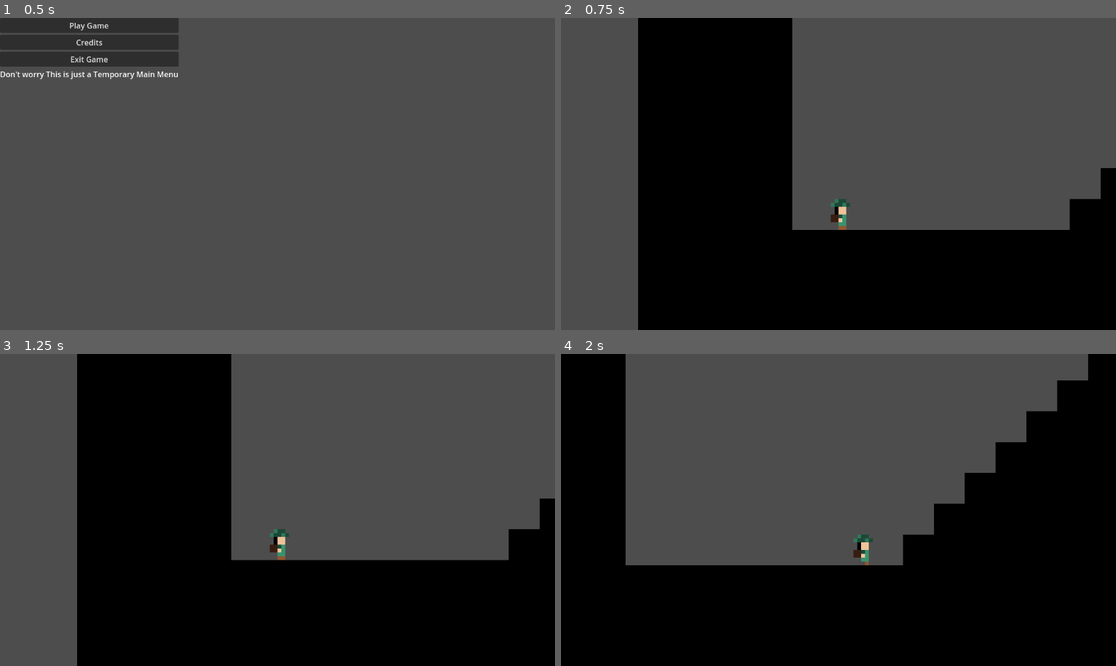
Above: before the commit, frames 1-4 (two rows, left to right).
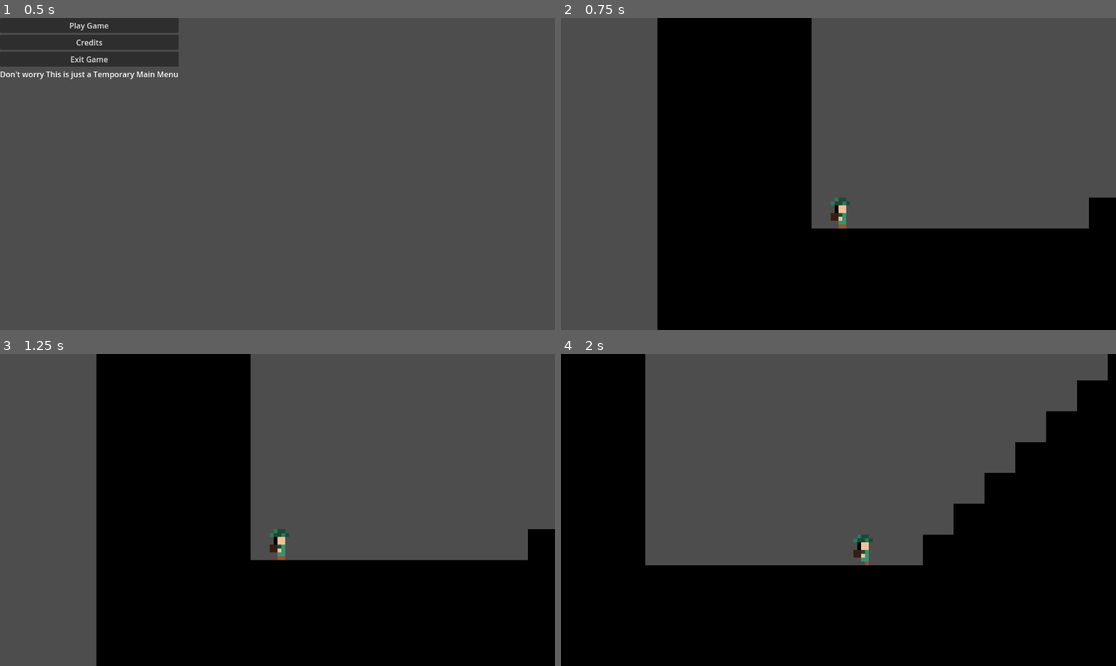
Above: after the commit, the same moments.

Repository: AzmainAhnaf/Speed-Jam-1
Game: Godot game, scene res://scenes/menu.tscn
Two runs of this game, one before a commit and one after it. Both use one fixed random seed, a clock stepped at 60 frames per second and the inputs below.
Inputs:
- Up to frame 1 (0.5 s): no input
- Up to frame 2 (0.75 s): click "Play Game" at 0.5 s
- Up to frame 3 (1.25 s): no input
- Up to frame 4 (2 s): hold D (Move_right) from 1.28 s (still down); hold W (Is_climbing) from 1.28 s (still down); tap Space (Jump) at 1.52 s

Frame 1 is identical in both runs. In frame 2, 6.8% of the frame differs, in the area x 13-100%, y 0-100%; in frame 3, 6.4%; in frame 4, 4.9%.

Commit message:
added a bit more of the level

Diff:
--- a/scenes/game.tscn
+++ b/scenes/game.tscn
@@ -159,10 +159,10 @@
 position = Vector2(103, 57)
 tile_set = SubResource("TileSet_knd5i")
 format = 2
-layer_0/tile_data = PackedInt32Array(-327685, 65536, 0, -327 …(9920 unchanged characters)…  0, -720899, 65536, 0, -655363, 65536, 0)
+layer_0/tile_data = PackedInt32Array(-327685, 65536, 0, -327 …(9920 unchanged characters)…  0, -720899, 65536, 0, -655363, 65536, 0, -851963, 65536, 0, -1441761, 65536, 0, -1441760, 65536, 0, -1441759, 65536, 0, -1441755, 65536, 0, -1441754, 65536, 0, -1441753, 65536, 0, -1441752, 65536, 0, -1441751, 65536, 0, -1441750, 65536, 0, -1441749, 65536, 0, -1441748, 65536, 0, -1441747, 65536, 0, -1441745, 65536, 0, -1441746, 65536, 0, -1507281, 65536, 0, -1572817, 65536, 0, -1638353, 65536, 0)
 
 [node name="Player" parent="." instance=ExtResource("1_uouon")]
-position = Vector2(20, 64)
+position = Vector2(15, 65)
 SPEED = 70.0
 JUMP_VELOCITY = -150.0
 ACCELERATION = 100.0
@@ -190,7 +190,8 @@
 [node name="Ladders" type="Node" parent="."]
 
 [node name="Ladder" parent="Ladders" instance=ExtResource("8_ogqs8")]
-position = Vector2(-17, -35)
+position = Vector2(-17, -43)
+scale = Vector2(1.14101, 1.32167)
 
 [node name="Sprite2D" type="Sprite2D" parent="Ladders/Ladder"]
 texture = ExtResource("8_tkxos")
